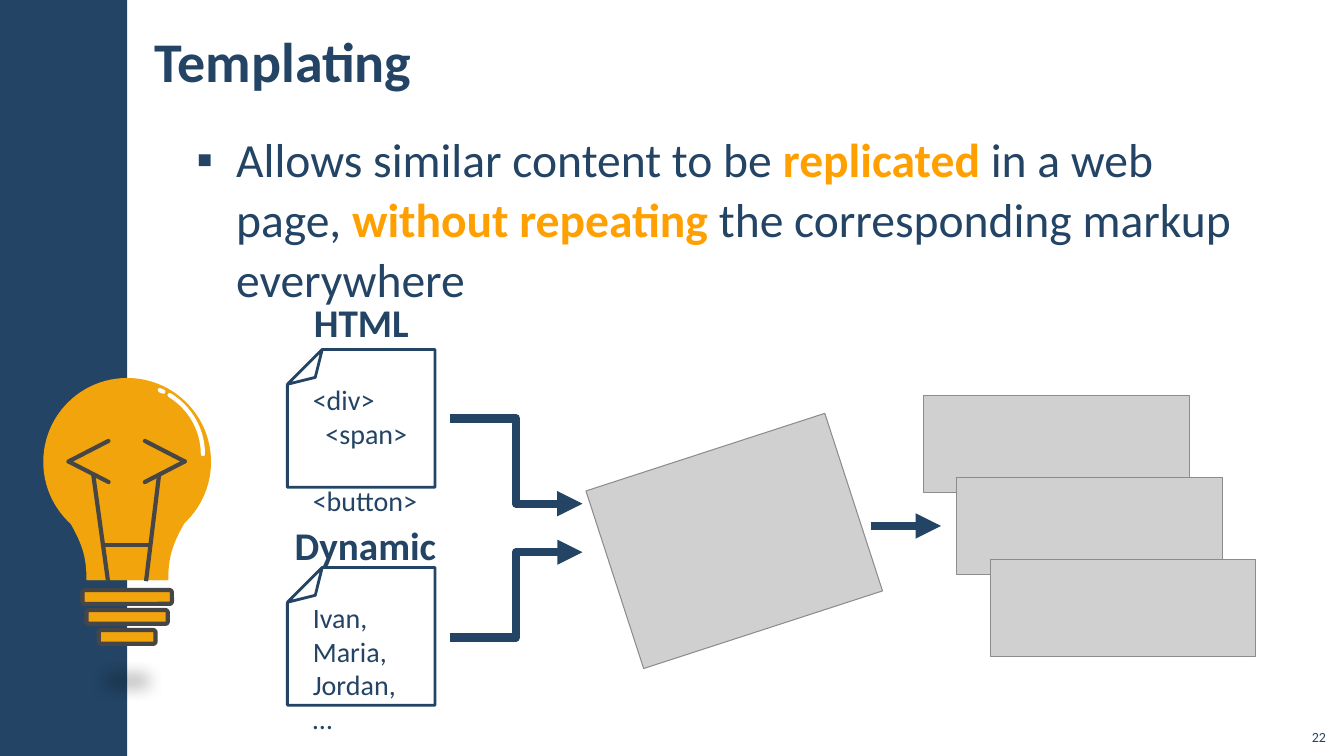
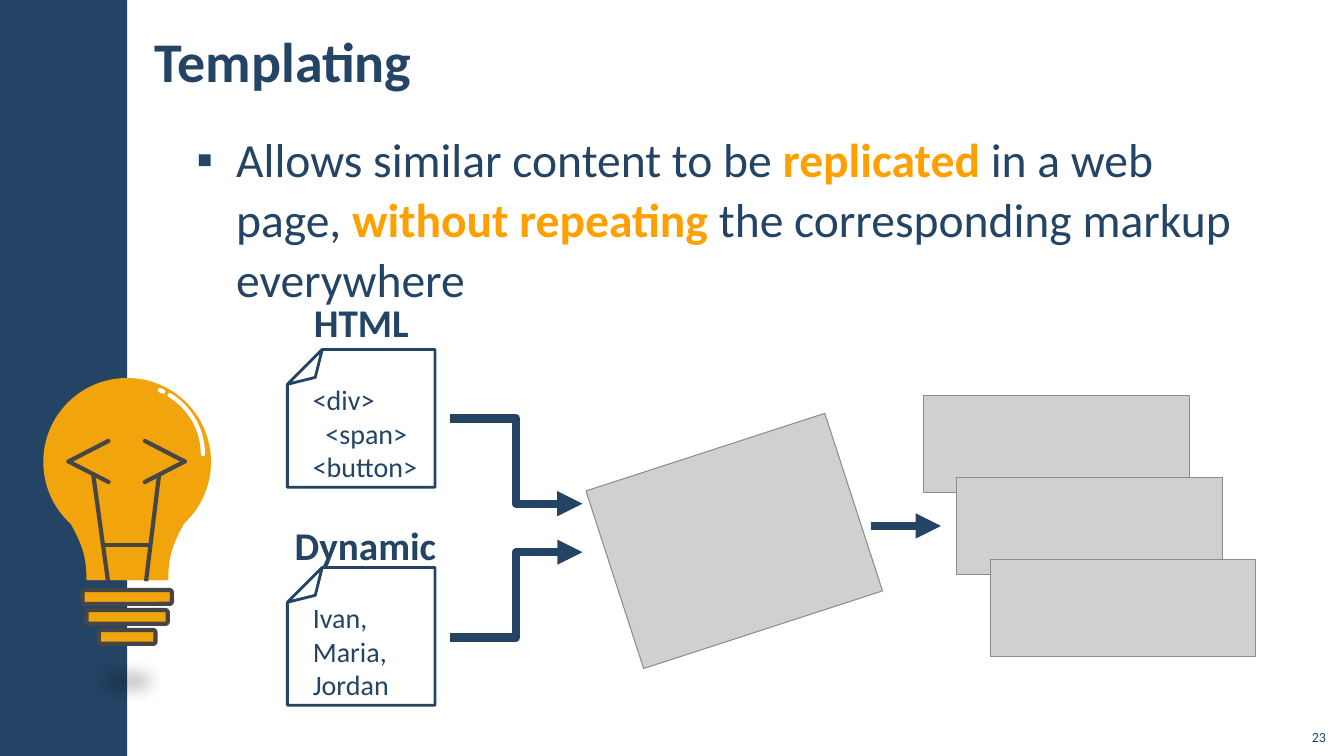
Before and after one commit to slazeRnet/JavaScript, a slide deck: slide 23 of JS-Back-End/03-ExpressJS and Templating/lab/03. ExpressJS-and-Templating.pptx (slide 22 before the commit). Drawn at 1344x756 pixels with LibreOffice and Linux fonts; fonts in the diff are those of the drawing; grey boxes stand for pictures; background and template pictures are left out. Boxes give left, top, right and bottom in pixels: in the first picture for what was removed or moved away, otherwise in the second. Text is boxed around its words. In the diff, an @@ line names an element or a change of style, - is before the commit and + after.

```diff
--- a/JS-Back-End/03-ExpressJS and Templating/lab/03. ExpressJS-and-Templating.pptx
+++ b/JS-Back-End/03-ExpressJS and Templating/lab/03. ExpressJS-and-Templating.pptx
@@ text "<div>" rewrapped from bbox=[313, 390, 417, 511] to bbox=[313, 390, 417, 477] @@
@@ text at bbox=[313, 675, 389, 695]: text changed @@
-Jordan, …
+Jordan
@@ page number at bbox=[1312, 733, 1326, 742]: text changed @@
-22
+23
```
Also in this commit, not shown: 18 other slides changed, 1 slide added, 13 other files.
